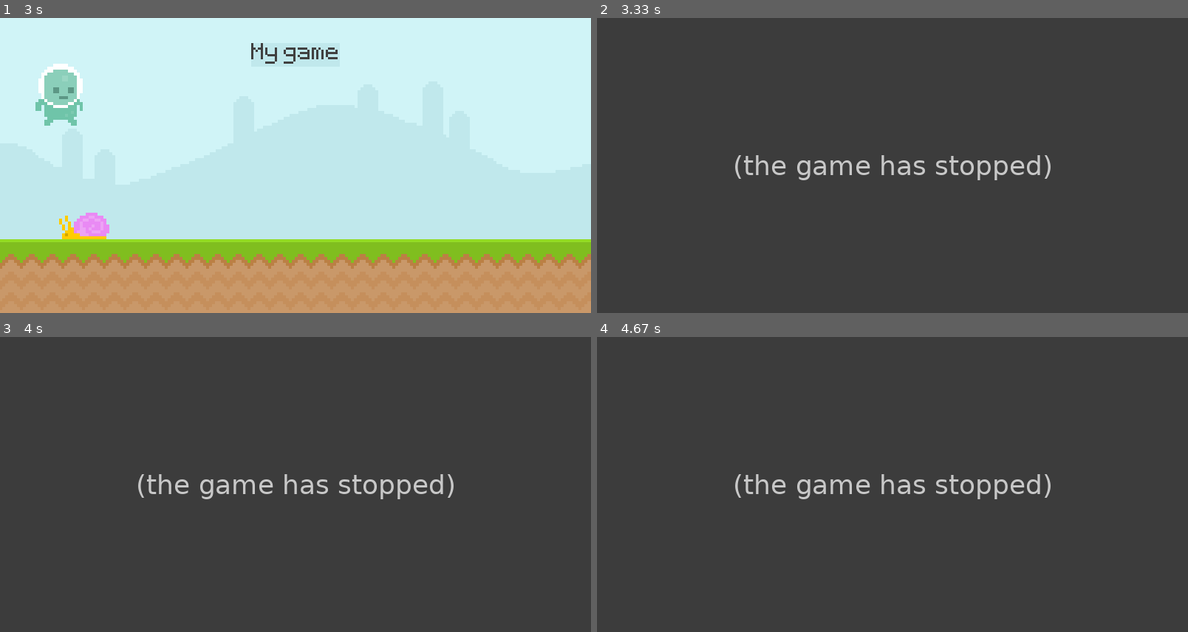
Above: before the commit, frames 1-4 (two rows, left to right).
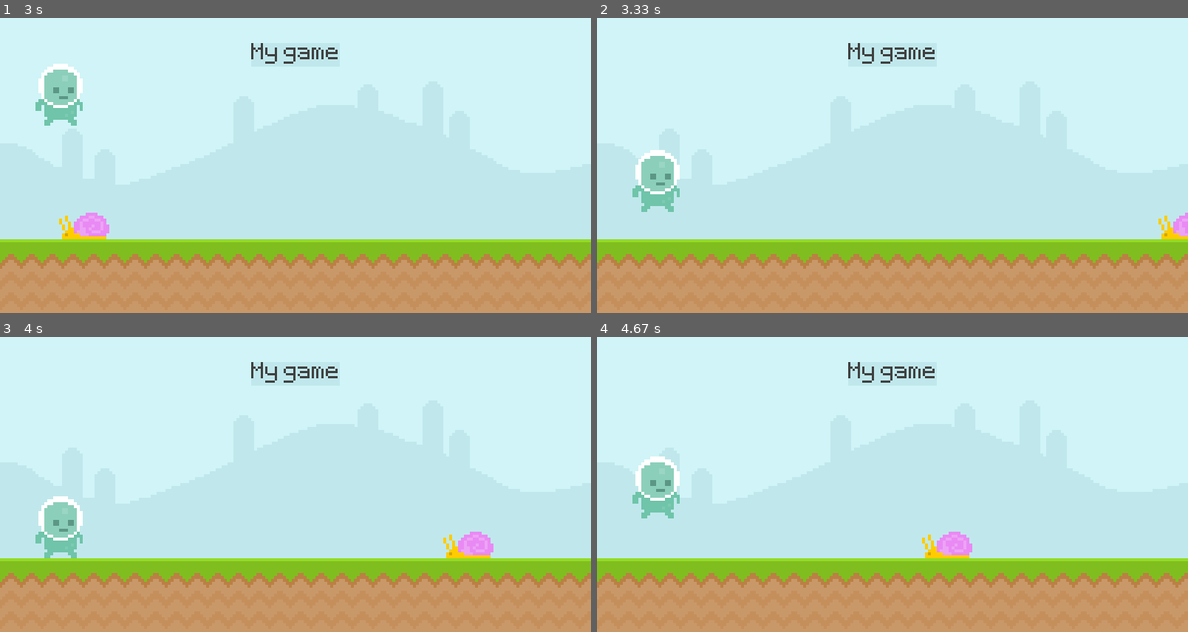
Above: after the commit, the same moments.

Repository: bstew794/PyGame_Tutorial
Game: pygame game, started from Runner.py
Two runs of this game, one before a commit and one after it. Both use one fixed random seed, a clock stepped at 60 frames per second and the inputs below.
Inputs (mouse positions are in pixels of both pictures, inside the frame that each line leads up to):
- Up to frame 1 (3 s): tap Space at 0.33, 1.4, 1.7, 2.23, 2.53, 2.73 s; click (59, 71) at 0.72 s; click (59, 206) at 1.05 s
- Up to frame 2 (3.33 s): tap Space at 3.17, 3.3 s
- Up to frame 3 (4 s): no input
- Up to frame 4 (4.67 s): tap Space at 4.07, 4.47 s

Frame 1 is identical in both runs. In frame 2, 100% of the frame differs, in the area x 0-100%, y 0-100%; in frame 3, 100%; in frame 4, 100%.
Before the commit the program exited at 3.13 s; later frames show no game.

Commit message:
Added a reset functionality

Diff:
--- a/Runner.py
+++ b/Runner.py
@@ -13,6 +13,7 @@
 screen = pygame.display.set_mode((800, 400))
 clock = pygame.time.Clock()
 test_font = pygame.font.Font('Font/PixelType.ttf', 50)
+game_actv = True
 
 # define some surfaces including the environment, actors, and score
 sky_surf = pygame.image.load('Graphics/Enviroment/sky.png').convert_alpha()
@@ -33,67 +34,82 @@
 while True:
     # check for user input events
     for event in pygame.event.get():
-        # exit the game and close the window
+        # exit the game and close the window if the red x is pressed
         if event.type == pygame.QUIT:
             pygame.quit()
             exit()
 
-        # jump if the player is clicked on
-        if event.type == pygame.MOUSEBUTTONDOWN:
-            if play_rect.collidepoint(event.pos):
-                if play_rect.bottom >= 300:
-                    play_grav = -20
 
-        # jump if any keyboard key is pressed
-        if event.type == pygame.KEYDOWN:
-            if play_rect.bottom >= 300:
-                    play_grav = -20
+        # Check for play input during an active game state
+        if game_actv:
+            # jump if the player is clicked on
+            if event.type == pygame.MOUSEBUTTONDOWN:
+                if play_rect.collidepoint(event.pos):
+                    if play_rect.bottom >= 300:
+                        play_grav = -20
+
+            # jump if space key is pressed
+            if event.type == pygame.KEYDOWN:
+                if event.key == pygame.K_SPACE:
+                    if play_rect.bottom >= 300:
+                            play_grav = -20
+        # player input during an inactive game state
+        else:
+            # jump if any keyboard key is pressed
+            if event.type == pygame.KEYDOWN:
+                if event.key == pygame.K_SPACE:
+                    game_actv = True
+                    snal_rect.left = 800
 
 
-    # move the snail to the left by a predetermined amount
-    snal_rect.left -= 4
+    # The actual Game Logic
+    if game_actv:
+        # move the snail to the left by a predetermined amount
+        snal_rect.left -= 4
 
-    # loops snail back to the right
-    if snal_rect.right <= 0:
-        snal_rect.left = 800
-
-    # Get player input
-    keys = pygame.key.get_pressed()
-
-    # display the skybox surface on the screen surface
-    screen.blit(sky_surf, (0, 0))
-
-    # display the ground surface on the screen surface
-    screen.blit(grnd_surf, (0, 300))
+        # loops snail back to the right
+        if snal_rect.right <= 0:
+            snal_rect.left = 800
 
 
-    # manage player gravity
-    play_grav += 1
-    play_rect.bottom += play_grav
+        # display the skybox surface on the screen surface
+        screen.blit(sky_surf, (0, 0))
 
-    # add ground collision
-    if play_rect.bottom >= 300:
-        play_rect.bottom = 300
-        play_grav = 0 # original tutorial did not reset the gravity
-
-    # display the player on the screen surface
-    screen.blit(play_surf, play_rect)
+        # display the ground surface on the screen surface
+        screen.blit(grnd_surf, (0, 300))
 
 
-    # display the snail on the screen surface
-    screen.blit(snal_surf, snal_rect)
+        # manage player gravity
+        play_grav += 1
+        play_rect.bottom += play_grav
 
-    # add a background to the score
-    pygame.draw.rect(screen, '#c0e8ec', scor_rect)
-    pygame.draw.rect(screen, '#c0e8ec', scor_rect, 10)
+        # add ground collision
+        if play_rect.bottom >= 300:
+            play_rect.bottom = 300
+            play_grav = 0 # original tutorial did not reset the gravity
 
-    # display the score surface on the screen surface
-    screen.blit(scor_surf, scor_rect)
+        # display the player on the screen surface
+        screen.blit(play_surf, play_rect)
 
-    # Manage player collision with snails
-    if play_rect.colliderect(snal_rect):
-       pygame.quit()
-       exit()
+
+        # display the snail on the screen surface
+        screen.blit(snal_surf, snal_rect)
+
+        # add a background to the score
+        pygame.draw.rect(screen, '#c0e8ec', scor_rect)
+        pygame.draw.rect(screen, '#c0e8ec', scor_rect, 10)
+
+        # display the score surface on the screen surface
+        screen.blit(scor_surf, scor_rect)
+
+
+        # Manage player collision with snails
+        if play_rect.colliderect(snal_rect):
+            game_actv = False
+    # The menu logic
+    else:
+        screen.fill('Yellow')
+
 
     # update the visual aspects of the game for each loop
     pygame.display.update()
